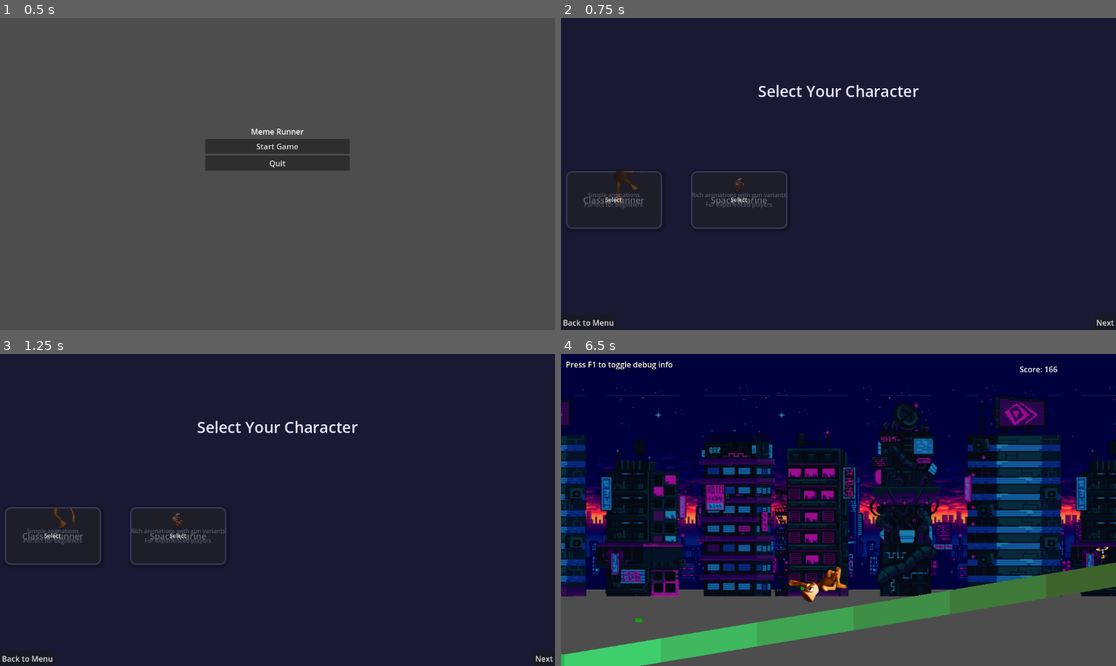
Above: before the commit, frames 1-4 (two rows, left to right).
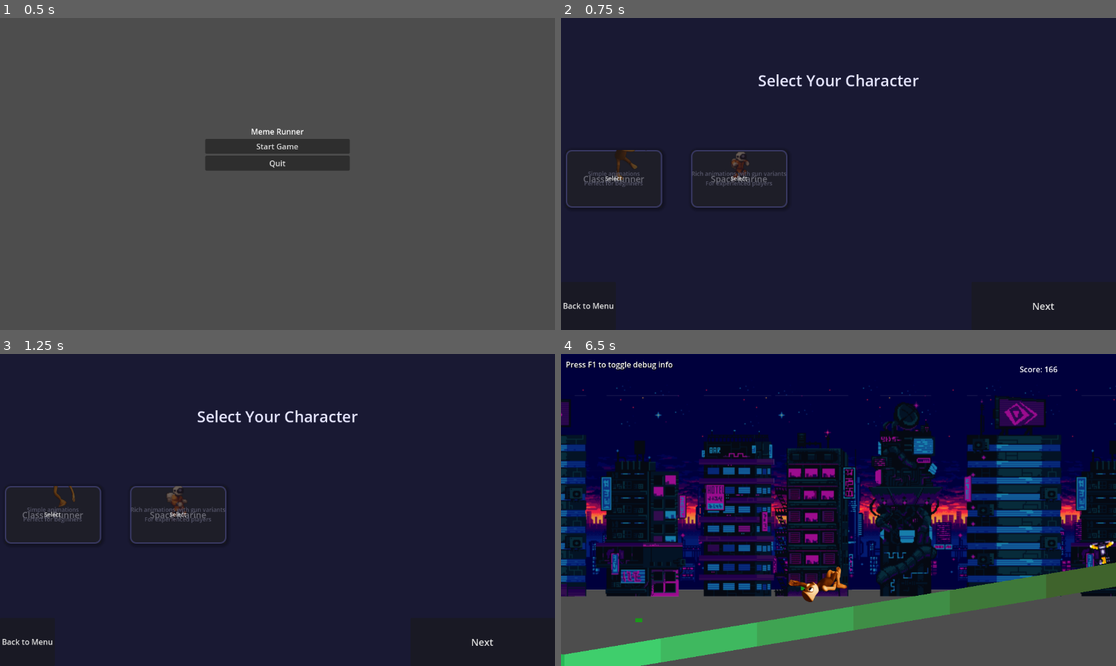
Above: after the commit, the same moments.

Repository: DeweyHur/meme_runner
Game: Godot game, scene res://scenes/MainMenu.tscn
Same seed, same stepped clock (60 frames per second), same inputs: the game is played once before the commit and once after it.
Inputs (mouse positions are in pixels of both pictures, inside the frame that each line leads up to):
- Up to frame 1 (0.5 s): no input
- Up to frame 2 (0.75 s): click "Start Game" at 0.5 s
- Up to frame 3 (1.25 s): no input
- Up to frame 4 (6.5 s): click "Next" at 1.25 s; tap Space (jump) at 2, 2.27, 2.75, 3.02, 3.5, 4.25, 4.52, 5.27, 6.02 s; move the mouse to (960, 494) at 2.02 s; move the mouse to (727, 525) at 2.77 s; move the mouse to (894, 441) at 3.52 s; hold Left (ui_left) 3.53-4.28 s; move the mouse to (810, 572) at 4.27 s; tap F at 5, 5.75 s; move the mouse to (1005, 556) at 5.02 s; move the mouse to (672, 463) at 5.77 s; hold Down (ui_down) from 5.78 s (still down)

Frame 1 is identical in both runs. In frame 2, 3.1% of the frame differs, in the area x 0-100%, y 18-99%; in frame 3, 3.1%; in frame 4, 0.1%.

Commit message:
Fix road generation issue and clean up debug output
- Fixed player reference finding with multiple fallback methods
- Added player reference validation in _process() to re-find if lost
- Increased segment limit from 10 to 20 for better generation
- Improved cleanup logic for old segments
- Removed all debug print statements for cleaner output
- Road generation now works continuously as player moves forward

Diff:
--- a/Enemies/Turret/turret.tscn
+++ b/Enemies/Turret/turret.tscn
@@ -1,10 +1,7 @@
 [gd_scene load_steps=11 format=3 uid="uid://dp4eet13bkkd8"]
 
-[ext_resource type="Script" path="res://Enemies/Turret/turret.gd" id="1_script"]
 [ext_resource type="Texture2D" uid="uid://1d0k5mdn4ksa" path="res://Enemies/Turret/turret-preview.png" id="1_eq3y1"]
-
-[sub_resource type="RectangleShape2D" id="RectangleShape2D_1"]
-size = Vector2(20, 20)
+[ext_resource type="Script" uid="uid://b8dfyquw1qwra" path="res://Enemies/Turret/turret.gd" id="1_script"]
 
 [sub_resource type="AtlasTexture" id="AtlasTexture_v58w0"]
 atlas = ExtResource("1_eq3y1")
@@ -71,12 +68,14 @@
 "speed": 8.0
 }]
 
+[sub_resource type="RectangleShape2D" id="RectangleShape2D_1"]
+
 [node name="Turret" type="Area2D"]
 collision_layer = 2
-collision_mask = 1
 script = ExtResource("1_script")
 
 [node name="AnimatedSprite2D" type="AnimatedSprite2D" parent="."]
+scale = Vector2(2, 2)
 sprite_frames = SubResource("SpriteFrames_lnlfq")
 autoplay = "default"
 frame_progress = 0.0560749
--- a/Player/space-marine.tscn
+++ b/Player/space-marine.tscn
@@ -371,6 +371,7 @@
 
 [node name="AnimatedSprite2D" type="AnimatedSprite2D" parent="."]
 position = Vector2(0, -34)
+scale = Vector2(2, 2)
 sprite_frames = SubResource("SpriteFrames_space_marine")
 animation = &"fall"
 autoplay = "idle"
--- a/scripts/CharacterSelect.gd
+++ b/scripts/CharacterSelect.gd
@@ -171,12 +171,15 @@
 		existing_next_button.get_parent().remove_child(existing_next_button)
 		bottom_container.add_child(existing_next_button)
 		self.next_button = existing_next_button
+		# Make existing button bigger
+		self.next_button.custom_minimum_size = Vector2(300, 100)
+		self.next_button.add_theme_font_size_override("font_size", 20)
 	else:
 		self.next_button = Button.new()
 		self.next_button.text = "Next"
-		self.next_button.custom_minimum_size = Vector2(240, 80)
+		self.next_button.custom_minimum_size = Vector2(300, 100)
 		self.next_button.size_flags_horizontal = Control.SIZE_SHRINK_CENTER
-		self.next_button.add_theme_font_size_override("font_size", 16)
+		self.next_button.add_theme_font_size_override("font_size", 20)
 		bottom_container.add_child(self.next_button)
 
 	# Remove old spacer if it exists
--- a/scripts/ProceduralGround.gd
+++ b/scripts/ProceduralGround.gd
@@ -16,11 +16,25 @@
 var current_height = 500.0
 var target_height = 500.0
 var segments: Array[Node2D] = []
-var max_segments = 10  # Keep only this many segments in memory
+var max_segments = 20  # Keep only this many segments in memory
 var terrain_seed = 0
 
 func _ready():
+	# Try multiple ways to find the player
 	player = get_parent().get_node("Player")
+	if not player:
+		# Try finding by class
+		var potential_players = get_tree().get_nodes_in_group("player")
+		if potential_players.size() > 0:
+			player = potential_players[0]
+		else:
+			# Try finding by script
+			var all_nodes = get_tree().get_nodes_in_group("")
+			for node in all_nodes:
+				if node.has_method("get_velocity") and node is CharacterBody2D:
+					player = node
+					break
+
 	if not player:
 		push_error("Player not found!")
 		return
@@ -33,23 +47,39 @@
 	generate_initial_ground()
 
 func _process(delta):
+	# Check if player reference is still valid
+	if not player or not is_instance_valid(player):
+		player = get_parent().get_node("Player")
+		if not player:
+			var potential_players = get_tree().get_nodes_in_group("player")
+			if potential_players.size() > 0:
+				player = potential_players[0]
+			else:
+				return
+
 	if not player:
 		return
 
 	# Check if we need to generate more ground
-	if player.position.x + 1000 > last_segment_end:
-		generate_next_segment()
+	var player_x = player.position.x
+
+	if player_x + 1000 > last_segment_end:
+		# Check if we're at the segment limit
+		if segments.size() >= max_segments:
+			# Force cleanup of old segments
+			cleanup_old_segments()
+
+		# Only generate if we're under the limit
+		if segments.size() < max_segments:
+			generate_next_segment()
 
 	# Clean up old segments
 	cleanup_old_segments()
 
 func generate_initial_ground():
 	# Generate a few segments to start
-	print("Generating initial ground...")
 	for i in range(5):
-		print("Generating segment %d..." % i)
 		generate_next_segment()
-	print("Initial ground generation complete. Segments: %d" % segments.size())
 
 func generate_next_segment():
 	# Generate terrain type first
@@ -77,23 +107,19 @@
 		# Recalculate terrain type based on final height difference
 		if target_height > current_height:
 			terrain_type = "uphill"
-			print("Final validation: Converting to uphill slope (height diff: %.1f)" % final_height_diff)
 		else:
 			terrain_type = "downhill"
-			print("Final validation: Converting to downhill slope (height diff: %.1f)" % final_height_diff)
 
 		# Adjust segment length for slopes
 		segment_length = slope_segment_length
 
 	# Create the segment
-	print("Creating segment with length %d, terrain type: %s" % [segment_length, terrain_type])
 	var segment = create_ground_segment(segment_length, terrain_type)
 
 	# Validate the segment
 	validate_ground_segment(segment, terrain_type)
 
 	segments.append(segment)
-	print("Segment created and added. Total segments: %d" % segments.size())
 
 	# Update positions
 	last_segment_end += segment_width * float(segment_length)
@@ -163,10 +189,8 @@
 	# If height difference is small, convert to walkable slope
 	if abs(height_change) < walkable_height_threshold:
 		if height_change > 0:
-			print("Converting small height change (%.1f) to uphill slope" % height_change)
 			return "uphill"
 		else:
-			print("Converting small height change (%.1f) to downhill slope" % height_change)
 			return "downhill"
 	return "normal"
 
@@ -185,7 +209,7 @@
 				if child is CollisionShape2D:
 					# Ensure collision shape is valid
 					if child.shape:
-						print("Validated ground piece %d in segment %s" % [i, segment.name])
+						pass  # Validation successful
 
 func create_ground_segment(length: int, terrain_type: String) -> Node2D:
 	var segment = Node2D.new()
@@ -202,7 +226,6 @@
 	for i in range(length):
 		var ground_piece = create_ground_piece_with_edges(i, length, terrain_type, edge_heights)
 		segment.add_child(ground_piece)
-		print("Added ground piece %d to segment" % i)
 
 	# Validate all piece connections after all pieces are created
 	for i in range(length):
@@ -534,7 +557,11 @@
 	var segments_to_remove = []
 
 	for segment in segments:
-		if segment.position.x + segment_width * max_segment_length < player_x - 500:
+		var segment_end = segment.position.x + segment_width * max_segment_length
+		var distance_behind = player_x - segment_end
+
+		# More aggressive cleanup - remove segments that are 300 units behind player
+		if distance_behind > 300:
 			segments_to_remove.append(segment)
 
 	for segment in segments_to_remove:
